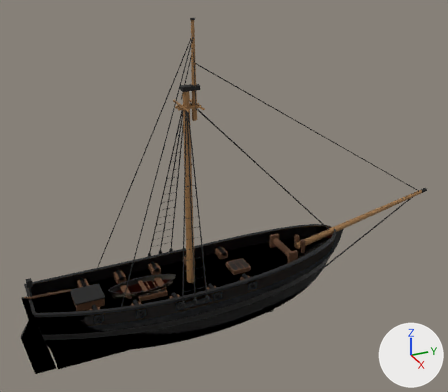
A saved change to the glTF model assets/ships/sloop/sloop.glb.
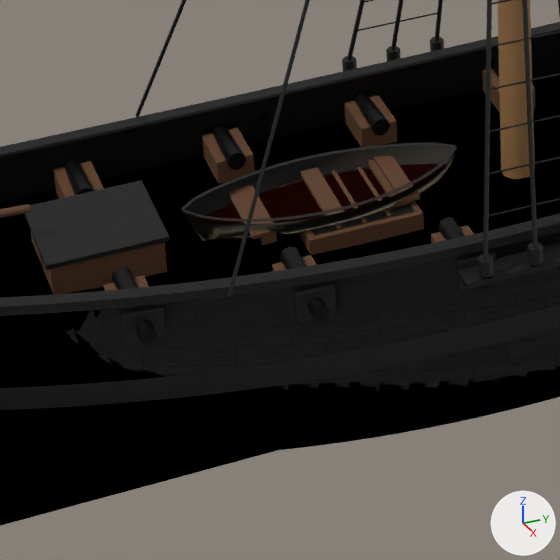
Each version is shown whole from a camera (50 mm lens) standing at (25.13, -7.88, 18.11) and looking at (-0.22, 3.53, 5.43), then close up on the part from 14% to 45% of the width and 61% to 96% of the height. Every picture has the same lights, and +X, +Y and +Z are marked at lower right. The first two pictures are the older version. Vertices at exactly the same position are counted once.

Objects in the first close-up: 'hull'.
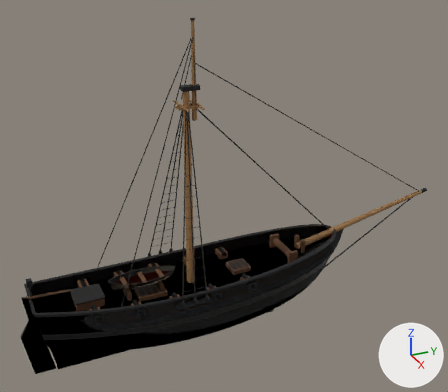
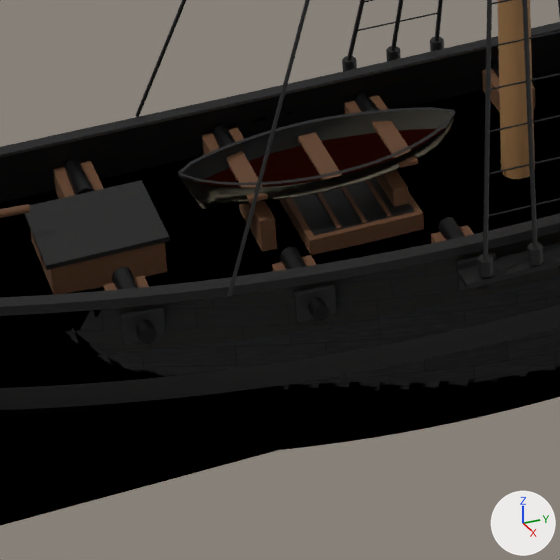
What differs and where, as boxes (x1, y1, x2, y2) in the close-ups (560 x 560 px; the box of a moved part takes in the faces that stretch with it):
```json
{"part": 1, "of": "me_hull", "change": "moved or reshaped", "before": [183, 150, 457, 241], "after": [180, 116, 455, 209]}
{"part": 2, "of": "me_hull", "change": "moved or reshaped", "before": [182, 145, 454, 219], "after": [178, 110, 452, 183]}
{"part": 3, "of": "me_hull", "change": "moved or reshaped", "before": [200, 164, 446, 224], "after": [198, 129, 444, 187]}
{"part": 4, "of": "me_hull", "change": "moved or reshaped", "before": [373, 156, 420, 204], "after": [372, 121, 418, 168]}
{"part": 5, "of": "me_hull", "change": "moved or reshaped", "before": [300, 167, 345, 216], "after": [298, 132, 342, 180]}
{"part": 6, "of": "me_hull", "change": "moved or reshaped", "before": [229, 189, 271, 239], "after": [226, 151, 268, 203]}
{"part": 7, "of": "me_hull", "change": "moved or reshaped", "before": [368, 160, 409, 207], "after": [375, 170, 408, 207]}
{"part": 8, "of": "me_hull", "change": "moved or reshaped", "before": [238, 185, 277, 245], "after": [239, 201, 277, 252]}
{"part": 9, "of": "me_hull", "change": "moved or reshaped", "before": [183, 147, 456, 222], "after": [179, 112, 456, 185]}
{"part": 10, "of": "me_hull", "change": "moved or reshaped", "before": [181, 142, 457, 211], "after": [178, 107, 455, 174]}
```

Edits to the scene script, one JSON object a line:
```json
{"block": "me_hull", "where": "me_hull.from_pydata(...)  # 5560 vertices, 9692 faces; spans x -2.6..2.6, y -6.8..16.2, z -2.0..14.1"}
{"block": "me_hull", "where": "# used by ob_hull; location = (0.0, 0.0, 0.0)"}
{"block": "me_hull", "change": "me_hull part 1: the loose piece of 108 vertices spanning x 0.0..0.6, y -2.6..0.8, z 1.1..1.7 is moved by (0.0, 0.0, 0.5)"}
{"block": "me_hull", "change": "me_hull part 2: the loose piece of 108 vertices spanning x -0.6..0.0, y -2.6..0.8, z 1.1..1.7 is moved by (0.0, 0.0, 0.5)"}
{"block": "me_hull", "change": "me_hull part 3: the loose piece of 36 vertices spanning x -0.5..0.5, y -2.5..0.7, z 1.4..1.5 is moved by (0.0, 0.0, 0.5)"}
{"block": "me_hull", "change": "me_hull part 4: the loose piece of 8 vertices spanning x -0.6..0.6, y -0.1..0.1, z 1.5 is moved by (0.0, 0.0, 0.5)"}
{"block": "me_hull", "change": "me_hull part 5: the loose piece of 8 vertices spanning x -0.6..0.6, y -1.0..-0.8, z 1.5 is moved by (0.0, 0.0, 0.5)"}
{"block": "me_hull", "change": "me_hull part 6: the loose piece of 8 vertices spanning x -0.6..0.6, y -1.9..-1.7, z 1.5 is moved by (0.0, 0.0, 0.5)"}
{"block": "me_hull", "change": "me_hull part 7: the loose piece of 8 vertices spanning x -0.5..0.5, y -0.2..0.0, z 1.3..1.5 is scaled about its middle by (0.969, 1, 2.66)"}
{"block": "me_hull", "change": "me_hull part 8: the loose piece of 8 vertices spanning x -0.5..0.5, y -1.8..-1.6, z 1.3..1.5 is scaled about its middle by (0.969, 1, 2.44)"}
{"block": "me_hull", "change": "me_hull part 9: the loose piece of 36 vertices spanning x 0.0..0.6, y -2.6..0.8, z 1.6..1.7 is moved by (0.0, 0.0, 0.5)"}
{"block": "me_hull", "change": "me_hull part 10: the loose piece of 36 vertices spanning x -0.6..0.0, y -2.6..0.8, z 1.6..1.7 is moved by (0.0, 0.0, 0.5)"}
```
